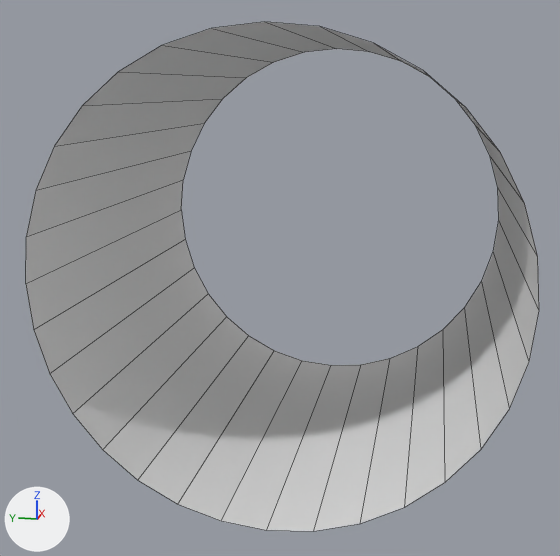
Before and after pictures for a commit that changed the Blender file BlenderFiles/Tiles/ShortBasicCylinder.blend.
The view is the same before and after, from a camera (50 mm lens) standing at (-3.8, -0.62, 0.78) and looking at (-0.07, 0.13, -0.16). The axes (+X, +Y, +Z) are drawn at lower left. The lights are the same throughout. The picture after the commit comes second. Mesh edges are drawn as thin lines.
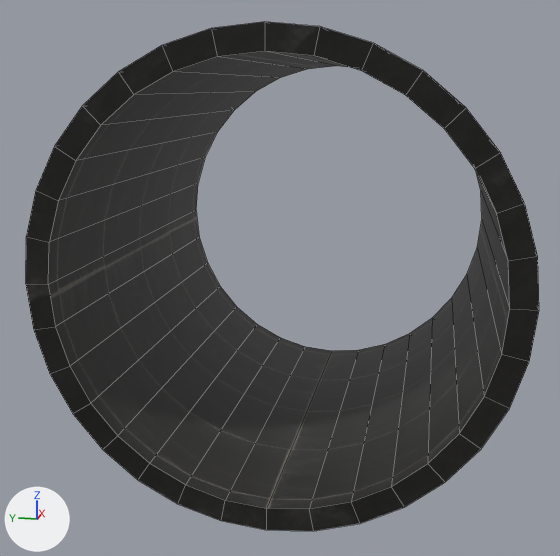
What differs and where, as boxes [x1, y1, x2, y2] in the pictures (560 x 556 px):
part 1 of me_cylinder, added: after [26, 22, 539, 531]
part 2 of me_cylinder, recoloured: before [26, 22, 539, 531]

Patch to the scene script:
```diff
--- a/BlenderFiles/Tiles/ShortBasicCylinder.blend.py
+++ b/BlenderFiles/Tiles/ShortBasicCylinder.blend.py
@@ img_basecolor_jpg @@
+img_basecolor_jpg = load_image('BaseColor.jpg', '../Textures/BasicTileTexture/BaseColor.jpg', 2048, 2048, 'sRGB')
@@ img_normal_png @@
+img_normal_png = load_image('Normal.png', '../Textures/BasicTileTexture/Normal.png', 2048, 2048, 'sRGB')
@@ mat_material @@
+mat_material = bpy.data.materials.new('Material')
+# uses the picture img_basecolor_jpg
+# uses the picture img_normal_png
@@ me_cylinder @@
 # used by ob_cylinder; location = (0.0, 0.0, 0.0); rotation_euler = (0.0, 1.571, 0.0), in degrees (0, 90, 0)
-me_cylinder.from_pydata(...)  # 64 vertices, 32 faces; spans x -1.0..1.0, y -1.0..1.0, z -1.0..1.0
+me_cylinder.from_pydata(...)  # 128 vertices, 128 faces; spans x -1.0..1.0, y -1.0..1.0, z -1.0..1.0
+# me_cylinder part 1
+# 32 vertices are added at x -0.9..0.9, y -0.9..0.9, z -1.0
+# 32 new vertices lie (0.0, 0.0, 2.0) away from vertices in x -0.9..0.9, y -0.9..0.9, z -1.0
+# 96 new faces join them
+# me_cylinder part 2: 32 faces spanning x -1.0..1.0, y -1.0..1.0, z -1.0..1.0 switch from no material to mat_material
```
